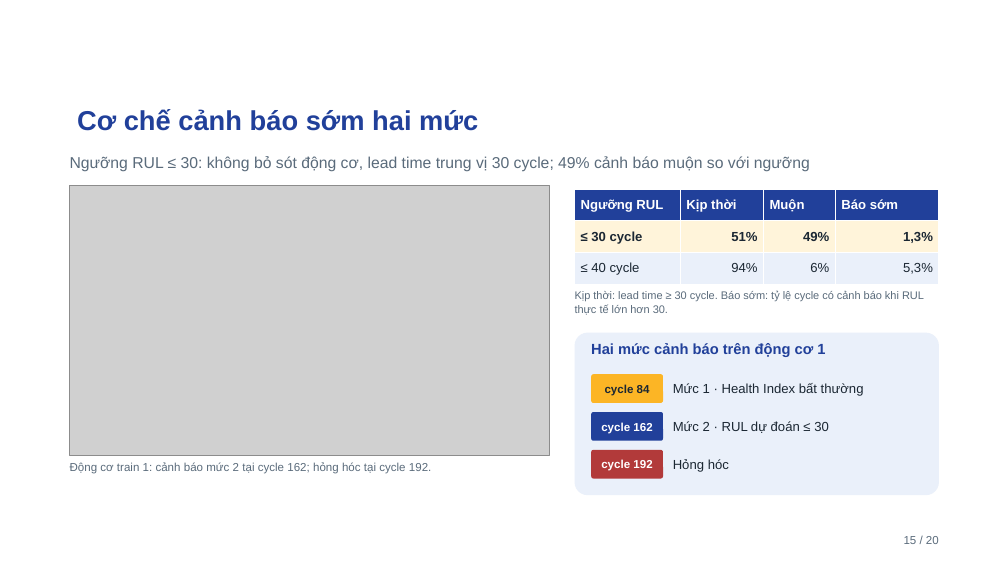
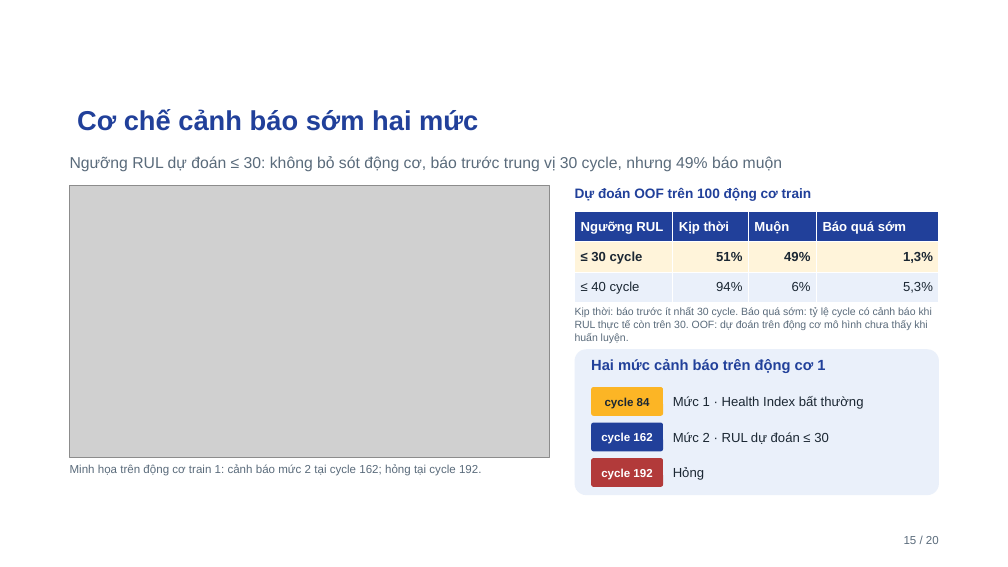
Before and after one commit to ti014/tinasa-cmapss-rul-prediction, a slide deck: slide 15 of slides/cmapss_fd001_presentation.pptx. Drawn at 1008x567 pixels with LibreOffice and Linux fonts; fonts in the diff are those of the drawing; grey boxes stand for pictures; background and template pictures are left out. Boxes give left, top, right and bottom in pixels: in the first picture for what was removed or moved away, otherwise in the second. Text is boxed around its words. In the diff, an @@ line names an element or a change of style, - is before the commit and + after.

```diff
--- a/slides/cmapss_fd001_presentation.pptx
+++ b/slides/cmapss_fd001_presentation.pptx
@@ text at bbox=[70, 156, 782, 172]: text changed @@
-Ngưỡng RUL ≤ 30: không bỏ sót động cơ, lead time trung vị 30 cycle; 49% cảnh báo muộn so với ngưỡng
+Ngưỡng RUL dự đoán ≤ 30: không bỏ sót động cơ, báo trước trung vị 30 cycle, nhưng 49% báo muộn
@@ text added at bbox=[575, 187, 812, 201], 13 pt, text #21409A, bold @@
+Dự đoán OOF trên 100 động cơ train
@@ table at bbox=[575, 212, 939, 302] @@
-row 1, column 4: Báo sớm
+row 1, column 4: Báo quá sớm
@@ table: place and size @@
-table at bbox=[575, 189, 939, 284]
+table at bbox=[575, 212, 939, 302]
@@ text at bbox=[575, 307, 932, 343]: text changed; size 10.5 to 10 pt @@
-Kịp thời: lead time ≥ 30 cycle. Báo sớm: tỷ lệ cycle có cảnh báo khi RUL thực tế lớn hơn 30.
+Kịp thời: báo trước ít nhất 30 cycle. Báo quá sớm: tỷ lệ cycle có cảnh báo khi RUL thực tế còn trên 30. OOF: dự đoán trên động cơ mô hình chưa thấy khi huấn luyện.
@@ rounded rectangle: place and size @@
-rounded rectangle at bbox=[575, 333, 939, 495]
+rounded rectangle at bbox=[575, 349, 939, 495]
@@ 3 texts, 1 rounded rectangle: place and size @@
-3 texts, 1 rounded rectangle at bbox=[591, 343, 864, 403]
+3 texts, 1 rounded rectangle at bbox=[591, 359, 864, 416]
@@ 3 texts, 2 rounded rectangles: place and size @@
-3 texts, 2 rounded rectangles at bbox=[591, 412, 829, 479]
+3 texts, 2 rounded rectangles at bbox=[591, 423, 829, 487]
@@ text at bbox=[70, 464, 481, 476]: text changed @@
-Động cơ train 1: cảnh báo mức 2 tại cycle 162; hỏng hóc tại cycle 192.
+Minh họa trên động cơ train 1: cảnh báo mức 2 tại cycle 162; hỏng tại cycle 192.
@@ text at bbox=[673, 467, 704, 480]: text changed @@
-Hỏng hóc
+Hỏng
```
Also in this commit, not shown: 18 other slides changed, 32 other files.
